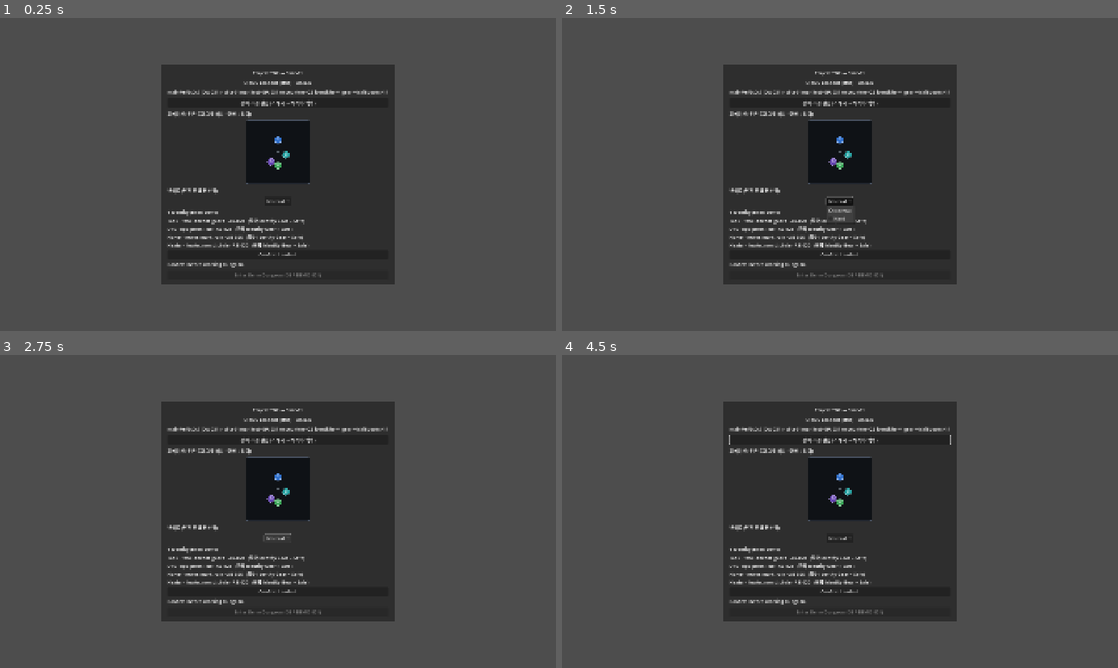
Above: before the commit, frames 1-4 (two rows, left to right).
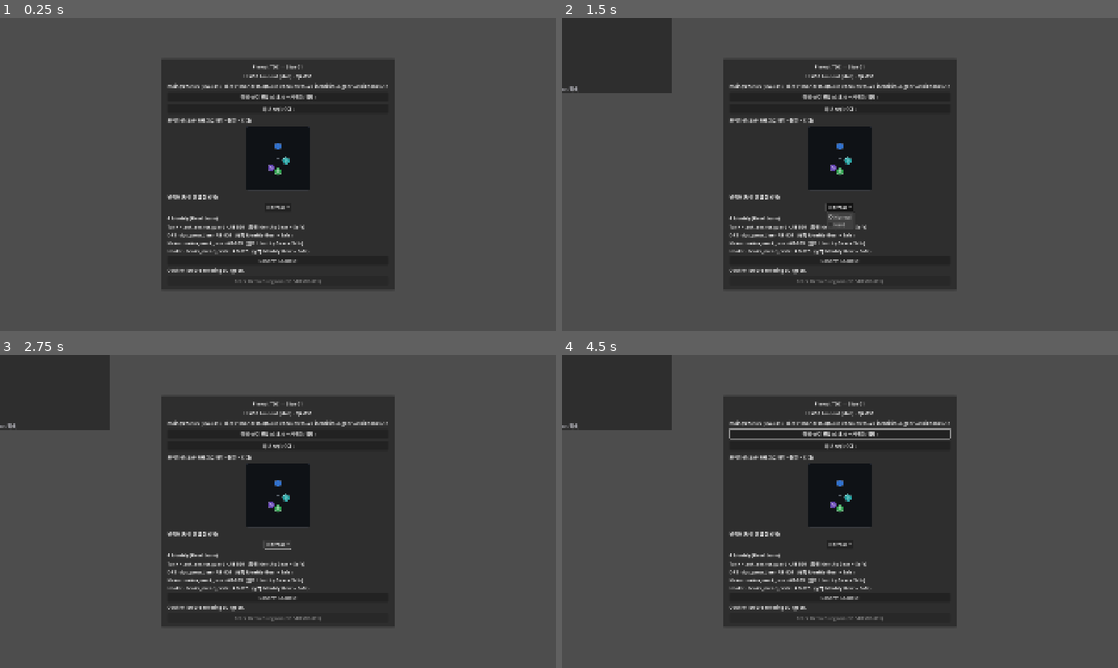
Above: after the commit, the same moments.

Repository: haepari1019/project_tdc_game
Game: Godot game, scene res://scenes/main.tscn
Same seed, same stepped clock (60 frames per second), same inputs: the game is played once before the commit and once after it.
Inputs (mouse positions are in pixels of both pictures, inside the frame that each line leads up to):
- Up to frame 1 (0.25 s): no input
- Up to frame 2 (1.5 s): click (840, 108) at 0.5 s, where only the run after the commit has a clickable "허브 시설 (승급)"; click "Normal" at 1.25 s
- Up to frame 3 (2.75 s): click "Normal" at 2 s
- Up to frame 4 (4.5 s): click "장비·스킬 편집 (스태시 → 캐릭터/백팩)" at 2.75 s; click "Confirm Loadout" at 3.5 s; tap Enter at 4.25 s; drag from (840, 489) to (895, 442) at 4.27 s

The runs differ from the first frame. In frame 1, 5.8% of the frame differs, in the area x 29-71%, y 13-87%; in frame 2, 11%, in the area x 0-71%, y 0-87%; in frame 3, 11%; in frame 4, 11%.

Commit message:
feat: P2-S4 Hub B2/B3 — UI-029 시설 패널 + 승급 + B4-lite 퀘스트
허브에서 시설 클릭 → 다음 Tier 요구(Quest+Haul) 표시 → 충족 시 승급(B0 로직):
- hub_facilities_panel.gd(오버레이): 8시설 리스트(Tier·상태색) → 상세(effect·prereq·
  퀘스트✓✗·재료 have/need) + [승급] 버튼(미충족 disabled) + Vault. main에 "허브 시설" 버튼.
- HubProfile.evaluate_quests(B4-lite): vault·시설Tier 기반 stub 자동완료
  (Q-HUB-002/011/012/013/021/030/031/051). 런 이벤트형(010/020/040/050/003)=B4 full.
- dev "재료 지급(테스트)" 버튼(각 haul+5) — 런 없이 승급 UI 검증.

검증: 부팅·ci_smoke PASS + 흐름(재료→Q-002→stash T1 cap28 / scribe_shop prereq / smithy ok).
IMPL-DEC-20260621-004. 다음 B4 full·B5(시설 효과 실연동)·B7(haul 드롭표).

Co-Authored-By: Claude Opus 4.8 <noreply@anthropic.com>

Diff:
--- a/scripts/autoload/hub_profile.gd
+++ b/scripts/autoload/hub_profile.gd
@@ -42,6 +42,25 @@
 
 func is_quest_done(quest_id: String) -> bool:
 	return bool(quest_completed.get(quest_id, false))
+
+
+## B4-lite: 충족 가능한 Slice-01 퀘스트 stub(vault 수량·시설 Tier 기반)을 자동 완료 처리한다
+## (F-029 §3.3.1). 런 이벤트형(ENC clear·map success·GIMMICK·party wipe·NPC)은 B4 full에서
+## 런 훅으로 완료. 비가역(완료는 유지) — 허브 진입/vault·시설 변동 시 호출.
+func evaluate_quests() -> void:
+	_q_if("Q-HUB-002", vault_count("haul_ward_splinter") >= 2)   # 창고 T1 — 파편 반입
+	_q_if("Q-HUB-011", vault_count("haul_arc_ink") >= 2)         # 필기소 T2 — 아크 잉크
+	_q_if("Q-HUB-012", facility_tier("scriptorium") >= 1)        # 상점 개장 — 필기소 선행
+	_q_if("Q-HUB-013", facility_tier("scribe_shop") >= 1)        # 상점 T2
+	_q_if("Q-HUB-021", facility_tier("armory") >= 1)             # 무기고 T2
+	_q_if("Q-HUB-030", vault_count("haul_forge_coal") >= 3)      # 대장간 건립 — 연료
+	_q_if("Q-HUB-031", facility_tier("smithy") >= 1)             # 대장간 T2
+	_q_if("Q-HUB-051", vault_count("haul_pack_frame") >= 2)      # 군수 T2
+
+
+func _q_if(quest_id: String, cond: bool) -> void:
+	if cond and not is_quest_done(quest_id):
+		quest_completed[quest_id] = true
 
 
 ## D-029 §5 — 시설 `id`를 다음 Tier로 승급 가능한지. 반환:
--- a/scripts/main.gd
+++ b/scripts/main.gd
@@ -10,6 +10,7 @@
 const StashSource := preload("res://scripts/ui/inventory/stash_source.gd")
 const FormationEditor := preload("res://scripts/ui/inventory/formation_editor.gd")
 const UnitVisuals := preload("res://scripts/core/unit_visuals.gd")
+const HubFacilitiesPanel := preload("res://scripts/ui/hub_facilities_panel.gd")  # UI-029 시설 승급
 
 @onready var _status: Label = $Panel/Margin/VBox/Status
 @onready var _loadout: VBoxContainer = $Panel/Margin/VBox/LoadoutStub
@@ -64,6 +65,14 @@
 	edit.pressed.connect(_open_loadout_editor)
 	$Panel/Margin/VBox.add_child(edit)
 	$Panel/Margin/VBox.move_child(edit, _loadout.get_index())  # stash editor ABOVE the confirm
+	# UI-029 허브 시설 — haul로 시설 승급(F-029). 풀스크린 오버레이로 열림.
+	var facilities_panel := HubFacilitiesPanel.new()
+	add_child(facilities_panel)
+	var facilities_btn := Button.new()
+	facilities_btn.text = "허브 시설 (승급)"
+	facilities_btn.pressed.connect(facilities_panel.open_panel)
+	$Panel/Margin/VBox.add_child(facilities_btn)
+	$Panel/Margin/VBox.move_child(facilities_btn, _loadout.get_index())
 	_build_formation_editor()
 	_build_difficulty_selector()
 
--- /dev/null
+++ b/scripts/ui/hub_facilities_panel.gd
@@ -0,0 +1,191 @@
+extends Control
+## UI-029 Hub Map (시설 progression) — 시설을 골라 다음 Tier 요구(QuestGate + HaulGate)를 보고,
+## 충족 시 승급한다. 승급 규칙·소모는 HubProfile(D-029 §5). 데이터는 Slice01Data. ref: F-029.
+## 데모 편의: vault 재료 지급 버튼(dev) + 충족 가능 퀘스트 자동완료(HubProfile.evaluate_quests, B4-lite).
+
+const FACILITY_ORDER := ["barracks", "stash", "scriptorium", "scribe_shop", "armory", "quartermaster", "smithy", "chapel"]
+const OK := Color(0.62, 1.0, 0.62)
+const BAD := Color(1.0, 0.6, 0.55)
+const DIM := Color(0.75, 0.75, 0.78)
+
+var _list: VBoxContainer
+var _detail: VBoxContainer
+var _vault: Label
+var _sel: String = "stash"
+
+
+func _ready() -> void:
+	set_anchors_preset(Control.PRESET_FULL_RECT)
+	visible = false
+	var dim := ColorRect.new()
+	dim.color = Color(0, 0, 0, 0.6)
+	dim.set_anchors_preset(Control.PRESET_FULL_RECT)
+	dim.mouse_filter = Control.MOUSE_FILTER_STOP   # block clicks to the hub behind
+	add_child(dim)
+
+	var win := PanelContainer.new()
+	win.set_anchors_preset(Control.PRESET_CENTER)
+	win.custom_minimum_size = Vector2(760, 520)
+	win.position = Vector2(-380, -260)
+	add_child(win)
+	var root := VBoxContainer.new()
+	root.add_theme_constant_override("separation", 8)
+	win.add_child(root)
+
+	var titlebar := HBoxContainer.new()
+	root.add_child(titlebar)
+	var title := Label.new()
+	title.text = "허브 시설 (F-029)"
+	title.add_theme_font_size_override("font_size", 20)
+	title.size_flags_horizontal = Control.SIZE_EXPAND_FILL
+	titlebar.add_child(title)
+	var close := Button.new()
+	close.text = "닫기 (Esc)"
+	close.pressed.connect(close_panel)
+	titlebar.add_child(close)
+
+	var body := HBoxContainer.new()
+	body.add_theme_constant_override("separation", 16)
+	body.size_flags_vertical = Control.SIZE_EXPAND_FILL
+	root.add_child(body)
+	_list = VBoxContainer.new()
+	_list.custom_minimum_size = Vector2(240, 0)
+	body.add_child(_list)
+	_detail = VBoxContainer.new()
+	_detail.size_flags_horizontal = Control.SIZE_EXPAND_FILL
+	body.add_child(_detail)
+
+	_vault = Label.new()
+	_vault.autowrap_mode = TextServer.AUTOWRAP_WORD_SMART
+	root.add_child(_vault)
+
+	var devrow := HBoxContainer.new()
+	root.add_child(devrow)
+	var grant := Button.new()
+	grant.text = "재료 지급 (테스트)"
+	grant.pressed.connect(_dev_grant_haul)
+	devrow.add_child(grant)
+	var hint := Label.new()
+	hint.text = "  (실전: 던전 haul 회수 → 탈출 시 vault 적재)"
+	hint.modulate = DIM
+	devrow.add_child(hint)
+
+	if HubProfile.has_signal("facilities_changed"):
+		HubProfile.facilities_changed.connect(_refresh)
+		HubProfile.vault_changed.connect(_refresh)
+
+
+func open_panel() -> void:
+	visible = true
+	_refresh()
+
+
+func close_panel() -> void:
+	visible = false
+
+
+func _unhandled_input(event: InputEvent) -> void:
+	if visible and event.is_action_pressed("ui_cancel"):
+		close_panel()
+		get_viewport().set_input_as_handled()
+
+
+## Rebuild the facility list + detail + vault. Evaluates tractable quests first (B4-lite).
+func _refresh() -> void:
+	if not visible:
+		return
+	if HubProfile.has_method("evaluate_quests"):
+		HubProfile.evaluate_quests()
+	for c in _list.get_children():
+		c.queue_free()
+	for fid in FACILITY_ORDER:
+		var def: Dictionary = Slice01Data.get_facility_def(fid)
+		if def.is_empty():
+			continue
+		var tier: int = HubProfile.facility_tier(fid)
+		var chk: Dictionary = HubProfile.upgrade_check(fid)
+		var state := "MAX"
+		var col := DIM
+		if String(chk.get("reason", "")) != "max":
+			state = "승급가능" if bool(chk.get("ok", false)) else "잠김"
+			col = OK if bool(chk.get("ok", false)) else BAD
+		var btn := Button.new()
+		btn.text = "%s   T%d   [%s]" % [String(def.get("display", fid)), tier, state]
+		btn.alignment = HORIZONTAL_ALIGNMENT_LEFT
+		btn.add_theme_color_override("font_color", col)
+		var f: String = fid
+		btn.pressed.connect(func() -> void:
+			_sel = f
+			_refresh_detail())
+		_list.add_child(btn)
+	_refresh_detail()
+	_refresh_vault()
+
+
+func _refresh_detail() -> void:
+	for c in _detail.get_children():
+		c.queue_free()
+	var def: Dictionary = Slice01Data.get_facility_def(_sel)
+	if def.is_empty():
+		return
+	var tier: int = HubProfile.facility_tier(_sel)
+	var cur: Dictionary = Slice01Data.get_facility_tier(_sel, tier)
+	_lbl("%s — 현재 T%d" % [String(def.get("display", _sel)), tier], DIM, 18)
+	_lbl("  %s" % String(cur.get("effect", "")), DIM)
+	var chk: Dictionary = HubProfile.upgrade_check(_sel)
+	if String(chk.get("reason", "")) == "max":
+		_lbl("\n최대 단계", DIM)
+		return
+	var nt: int = int(chk.get("next_tier", tier + 1))
+	var nxt: Dictionary = Slice01Data.get_facility_tier(_sel, nt)
+	_lbl("\n→ T%d: %s" % [nt, String(nxt.get("effect", ""))], DIM, 16)
+	# prereq
+	if nxt.has("prereq"):
+		for pid in nxt.get("prereq", {}):
+			var need_t: int = int(nxt["prereq"][pid])
+			var have_t: int = HubProfile.facility_tier(String(pid))
+			_lbl("  선행: %s T%d 이상 (현재 T%d)" % [String(pid), need_t, have_t], OK if have_t >= need_t else BAD)
+	# quest gate
+	var q := String(nxt.get("quest", ""))
+	if q != "":
+		var done: bool = HubProfile.is_quest_done(q)
+		var qr: Dictionary = Slice01Data.get_quest(q)
+		_lbl("  퀘스트 %s %s — %s" % [q, ("✓" if done else "✗"), String(qr.get("one_liner", ""))], OK if done else BAD)
+	# haul gate
+	for hid in nxt.get("haul", {}):
+		var need: int = int(nxt["haul"][hid])
+		var have: int = HubProfile.vault_count(String(hid))
+		var hm: Dictionary = Slice01Data.get_haul_material(String(hid))
+		_lbl("  재료 %s  %d / %d" % [String(hm.get("display", hid)), have, need], OK if have >= need else BAD)
+	# upgrade button
+	var up := Button.new()
+	up.text = "승급" if bool(chk.get("ok", false)) else "승급 불가"
+	up.disabled = not bool(chk.get("ok", false))
+	up.pressed.connect(func() -> void: HubProfile.attempt_upgrade(_sel))  # → facilities_changed → _refresh
+	_detail.add_child(up)
+
+
+func _refresh_vault() -> void:
+	var v: Dictionary = HubProfile.hub_haul_vault
+	if v.is_empty():
+		_vault.text = "Vault (Safe): (비어있음)"
+		return
+	var parts: Array = []
+	for hid in v:
+		parts.append("%s×%d" % [String(Slice01Data.get_haul_material(String(hid)).get("display", hid)), int(v[hid])])
+	_vault.text = "Vault (Safe): " + "   ".join(parts)
+
+
+func _dev_grant_haul() -> void:
+	for hid in Slice01Data.get_haul_material_ids():
+		HubProfile.add_haul(String(hid), 5)   # +5 each (test) → vault_changed → _refresh
+
+
+func _lbl(text: String, col: Color, size: int = 0) -> void:
+	var l := Label.new()
+	l.text = text
+	l.modulate = col
+	l.autowrap_mode = TextServer.AUTOWRAP_WORD_SMART
+	if size > 0:
+		l.add_theme_font_size_override("font_size", size)
+	_detail.add_child(l)
Not shown, added: scripts/ui/hub_facilities_panel.gd.uid
Not shown, changed: docs/impl_decisions/ImplDecisionLog.md
